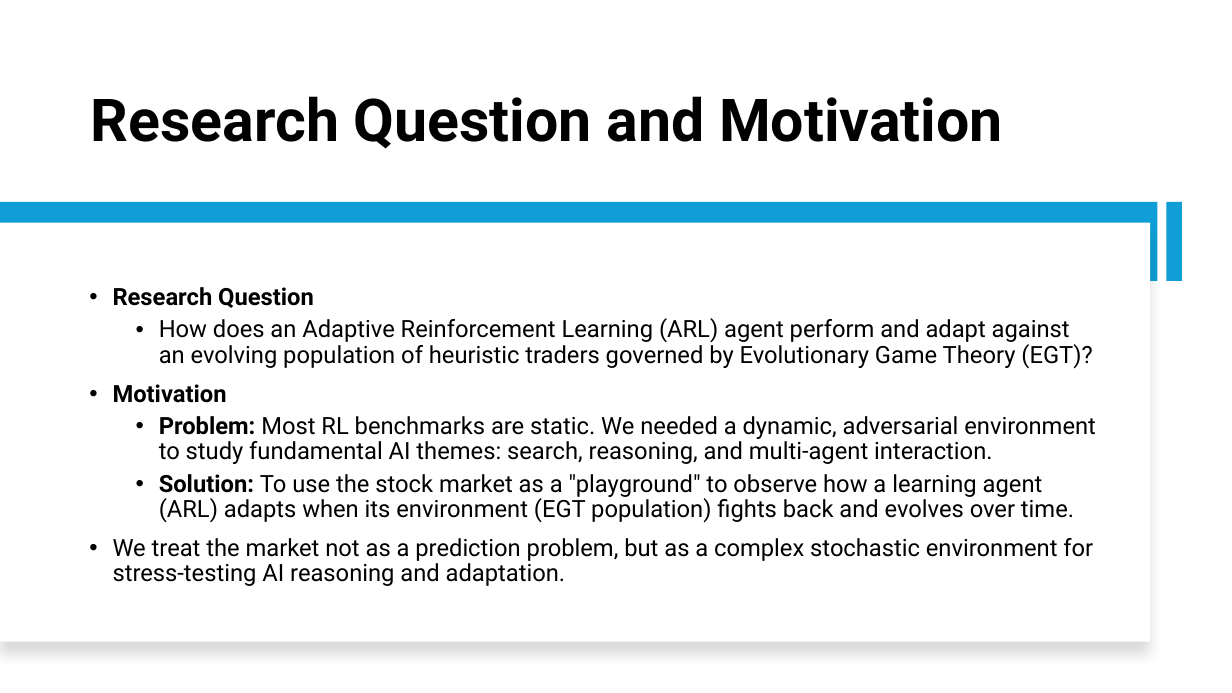
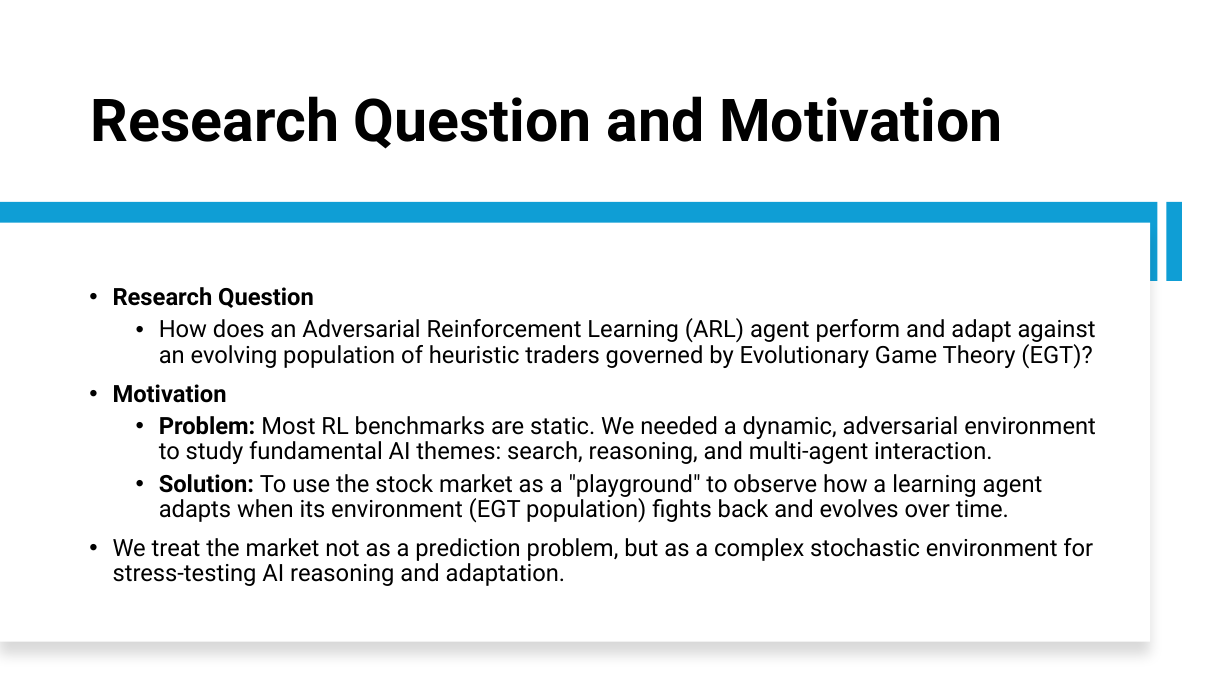
Before and after one commit to Srithwak/Coevolutionary_ARL_vs_EGT_agents_research, a slide deck: slide 2 of presentation.pptx. Drawn at 1232x693 pixels with LibreOffice and Linux fonts; fonts in the diff are those of the drawing. Boxes give left, top, right and bottom in pixels: in the first picture for what was removed or moved away, otherwise in the second. Text is boxed around its words. In the diff, an @@ line names an element or a change of style, - is before the commit and + after.

```diff
--- a/presentation.pptx
+++ b/presentation.pptx
@@ text at [159, 318, 1096, 369]: text changed @@
-  • How does an Adaptive Reinforcement Learning (ARL) agent perform and adapt against an evolving population of heuristic traders governed by Evolutionary Game Theory (EGT)?
+  • How does an Adversarial Reinforcement Learning (ARL) agent perform and adapt against an evolving population of heuristic traders governed by Evolutionary Game Theory (EGT)?
@@ text at [159, 474, 1043, 523]: text changed @@
-  • Solution: To use the stock market as a "playground" to observe how a learning agent (ARL) adapts when its environment (EGT population) fights back and evolves over time.
+  • Solution: To use the stock market as a "playground" to observe how a learning agent adapts when its environment (EGT population) fights back and evolves over time.
```
Also in this commit, not shown: 9 other slides changed, 1 slide removed, 3 other files.
